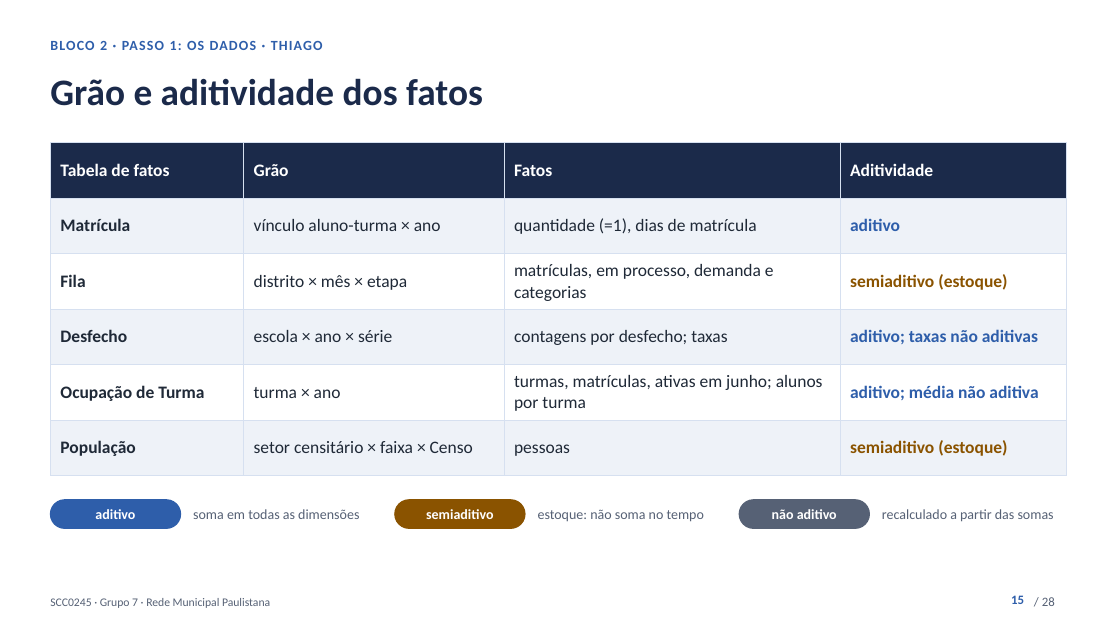
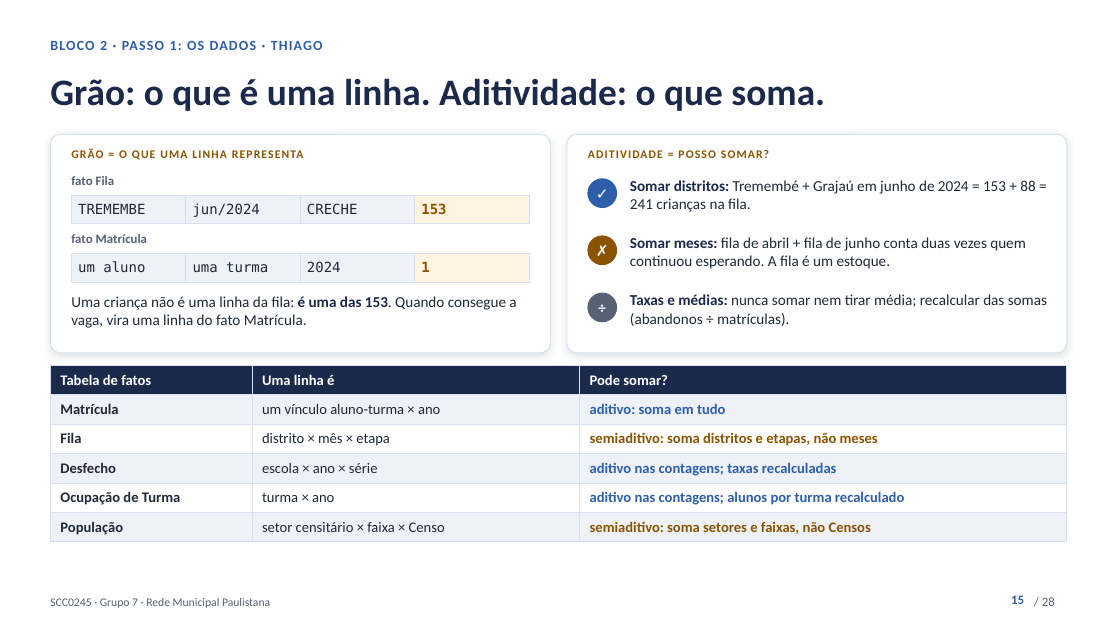
Before and after one commit to kevennlaranjeira/OLAP2026, a slide deck: slide 15 of docs/apresentacao/apresentacao-projeto1.pptx. Drawn at 1120x630 pixels with LibreOffice and Linux fonts; fonts in the diff are those of the drawing. Boxes give left, top, right and bottom in pixels: in the first picture for what was removed or moved away, otherwise in the second. Text is boxed around its words. In the diff, an @@ line names an element or a change of style, - is before the commit and + after.

```diff
--- a/docs/apresentacao/apresentacao-projeto1.pptx
+++ b/docs/apresentacao/apresentacao-projeto1.pptx
@@ text at box(50, 78, 825, 111): text changed @@
-Grão e aditividade dos fatos
+Grão: o que é uma linha. Aditividade: o que soma.
@@ table removed at box(50, 143, 1067, 460), 6 rows, 4 columns @@
-Tabela de fatos | Grão | Fatos | Aditividade
-Matrícula | vínculo aluno-turma × ano | quantidade (=1), dias de matrícula | aditivo
-Fila | distrito × mês × etapa | matrículas, em processo, demanda e categorias | semiaditivo (estoque)
-Desfecho | escola × ano × série | contagens por desfecho; taxas | aditivo; taxas não aditivas
-Ocupação de Turma | turma × ano | turmas, matrículas, ativas em junho; alunos por turma | aditivo; média não aditiva
-População | setor censitário × faixa × Censo | pessoas | semiaditivo (estoque)
@@ rounded rectangle added at box(50, 134, 550, 353), fill #FFFFFF, outline #D6E0F0 0.75 pt @@
@@ text added at box(71, 149, 304, 160), 10 pt, text #8A5300, bold @@
+GRÃO = O QUE UMA LINHA REPRESENTA
@@ rounded rectangle: place and size @@
-rounded rectangle at box(739, 500, 870, 528)
+rounded rectangle at box(567, 134, 1067, 353)
@@ rounded rectangle at box(567, 134, 1067, 353): fill #566175 to #FFFFFF; outline #566175 1 pt to #D6E0F0 0.75 pt; shadow on; proportions changed @@
@@ text added at box(71, 176, 115, 185), 11 pt, text #566175, bold @@
+fato Fila
@@ text added at box(588, 150, 769, 158), 10 pt, text #8A5300, bold @@
+ADITIVIDADE = POSSO SOMAR?
@@ ellipse added at box(588, 179, 617, 208), fill #2E5EAA, outline #2E5EAA 1 pt @@
@@ text added at box(588, 179, 617, 208), 13 pt, text #FFFFFF, bold @@
+✓
@@ table added at box(71, 195, 528, 279), 1 rows, 4 columns @@
+TREMEMBE | jun/2024 | CRECHE | 153
@@ text added at box(630, 180, 1035, 212), 13 pt, text #1F2937 @@
+Somar distritos: Tremembé + Grajaú em junho de 2024 = 153 + 88 = 241 crianças na fila.
@@ text added at box(71, 234, 147, 243), 11 pt, text #566175, bold @@
+fato Matrícula
@@ ellipse added at box(588, 236, 617, 265), fill #8A5300, outline #8A5300 1 pt @@
@@ text added at box(588, 236, 617, 265), 13 pt, text #FFFFFF, bold @@
+✗
@@ text added at box(630, 237, 1026, 269), 13 pt, text #1F2937 @@
+Somar meses: fila de abril + fila de junho conta duas vezes quem continuou esperando. A fila é um estoque.
@@ table added at box(71, 254, 528, 338), 1 rows, 4 columns @@
+um aluno | uma turma | 2024 | 1
@@ text added at box(71, 296, 516, 328), 13 pt, text #1F2937 @@
+Uma criança não é uma linha da fila: é uma das 153. Quando consegue a vaga, vira uma linha do fato Matrícula.
@@ ellipse added at box(588, 293, 617, 322), fill #566175, outline #566175 1 pt @@
@@ text added at box(588, 293, 617, 322), 13 pt, text #FFFFFF, bold @@
+÷
@@ text added at box(630, 294, 1047, 326), 13 pt, text #1F2937 @@
+Taxas e médias: nunca somar nem tirar média; recalcular das somas (abandonos ÷ matrículas).
@@ table added at box(50, 365, 1067, 539), 6 rows, 3 columns @@
+Tabela de fatos | Uma linha é | Pode somar?
+Matrícula | um vínculo aluno-turma × ano | aditivo: soma em tudo
+Fila | distrito × mês × etapa | semiaditivo: soma distritos e etapas, não meses
+Desfecho | escola × ano × série | aditivo nas contagens; taxas recalculadas
+Ocupação de Turma | turma × ano | aditivo nas contagens; alunos por turma recalculado
+População | setor censitário × faixa × Censo | semiaditivo: soma setores e faixas, não Censos
@@ rounded rectangle removed at box(50, 500, 181, 528) @@
@@ text removed at box(95, 509, 135, 519) @@
-aditivo
@@ text removed at box(193, 509, 359, 519) @@
-soma em todas as dimensões
@@ rounded rectangle removed at box(395, 500, 525, 528) @@
@@ text removed at box(426, 509, 493, 519) @@
-semiaditivo
@@ text removed at box(772, 509, 837, 519) @@
-não aditivo
@@ text removed at box(882, 509, 1054, 522) @@
-recalculado a partir das somas
@@ text removed at box(538, 510, 704, 522) @@
-estoque: não soma no tempo
```
Also in this commit, not shown: 4 other slides changed, 1 slide added, 1 slide removed, 4 other files.
